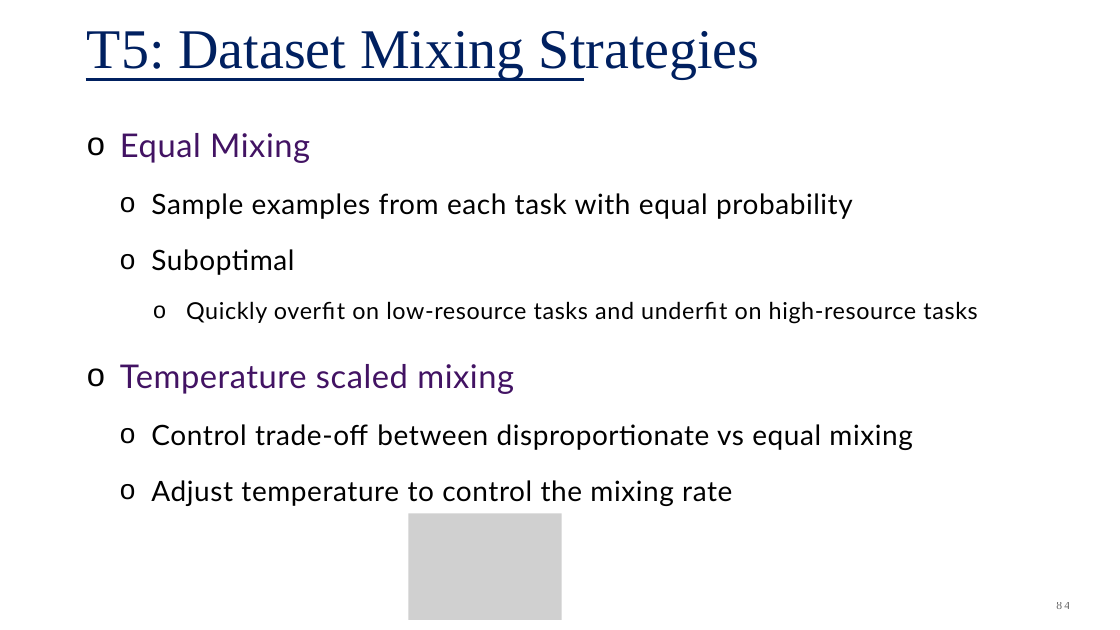
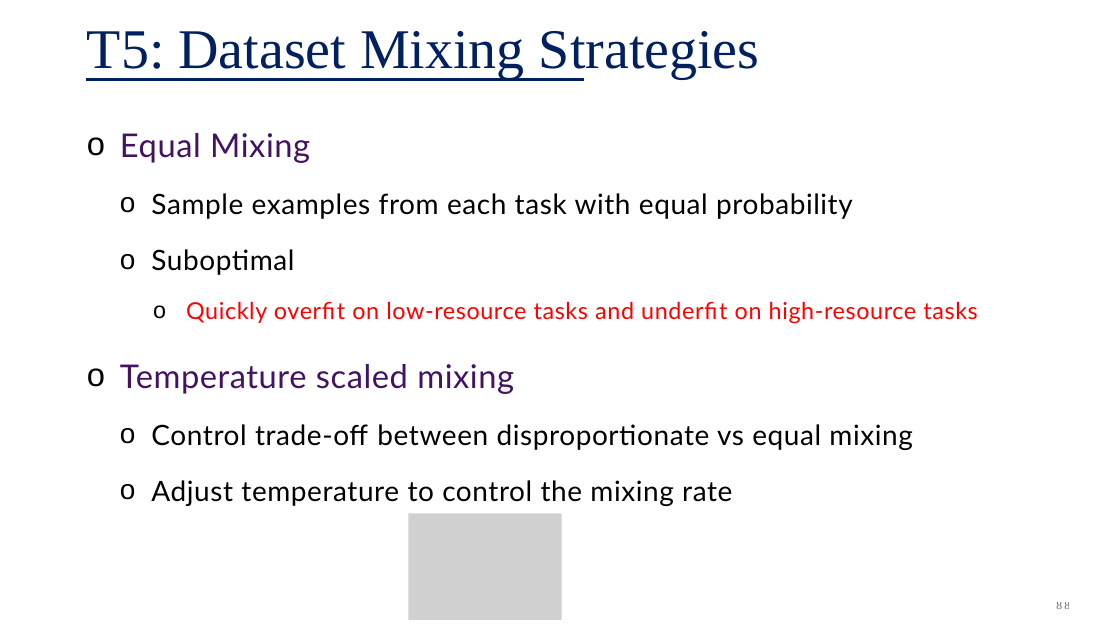
Before and after one commit to plaban/fllm-aut25, a slide deck: slide 88 of assets/class_notes/04b. LLM-Architectures.pptx (slide 84 before the commit). Drawn at 1120x630 pixels with LibreOffice and Linux fonts; fonts in the diff are those of the drawing; grey boxes stand for pictures. Boxes give left, top, right and bottom in pixels: in the first picture for what was removed or moved away, otherwise in the second. Text is boxed around its words. In the diff, an @@ line names an element or a change of style, - is before the commit and + after.

```diff
--- a/assets/class_notes/04b. LLM-Architectures.pptx
+++ b/assets/class_notes/04b. LLM-Architectures.pptx
@@ text at [186, 301, 977, 324]: text colour #000000 to #FF0000 in "Quickly overfit on low-resource tasks and underfit ..." @@
@@ page number at [1056, 602, 1070, 609]: text changed @@
-84
+88
```
Also in this commit, not shown: 9 other slides changed, 4 slides added, 1 slide removed, 2 other files.
